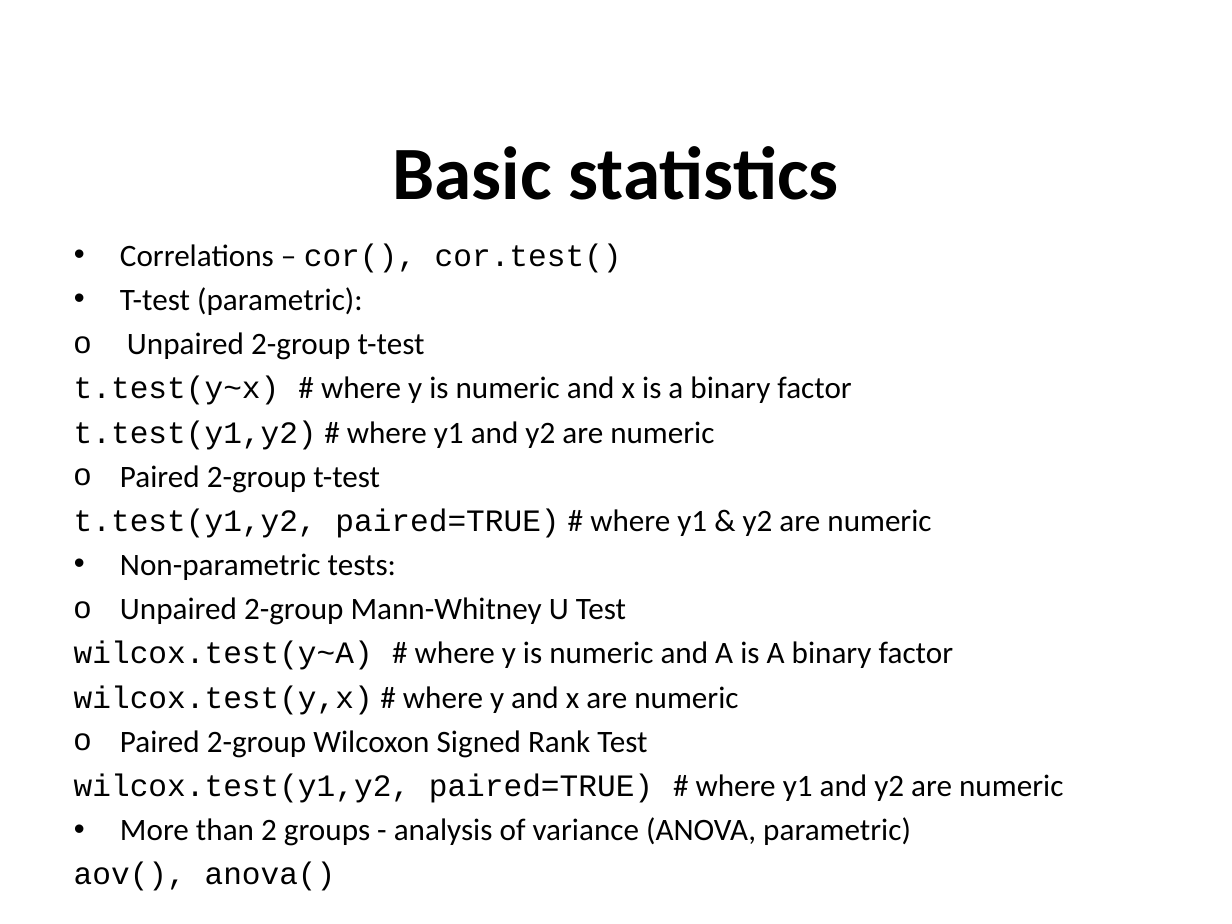
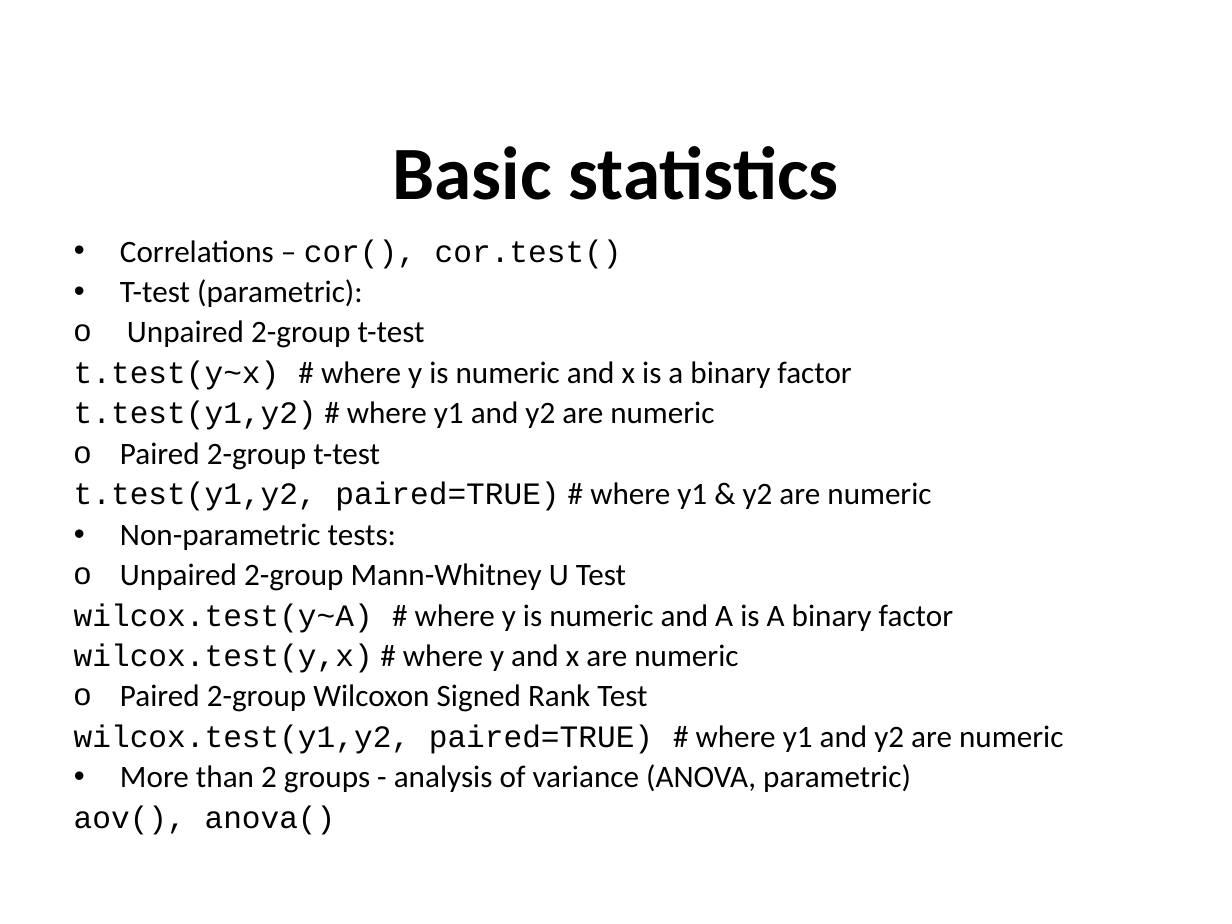
Before and after one commit to sraorao/MSD_R_course_HT2022, a slide deck: slide 12 of powerpoint/Session2.pptx. Drawn at 1232x924 pixels with LibreOffice and Linux fonts; fonts in the diff are those of the drawing. Boxes give left, top, right and bottom in pixels: in the first picture for what was removed or moved away, otherwise in the second. Text is boxed around its words. In the diff, an @@ line names an element or a change of style, - is before the commit and + after.

```diff
--- a/powerpoint/Session2.pptx
+++ b/powerpoint/Session2.pptx
@@ text "Correlations – cor(), cor.test()" at box(74, 239, 1063, 835): line spacing 1 to 0.9 @@
```
Also in this commit, not shown: 6 other slides changed, 1 slide removed, 1 other file.
